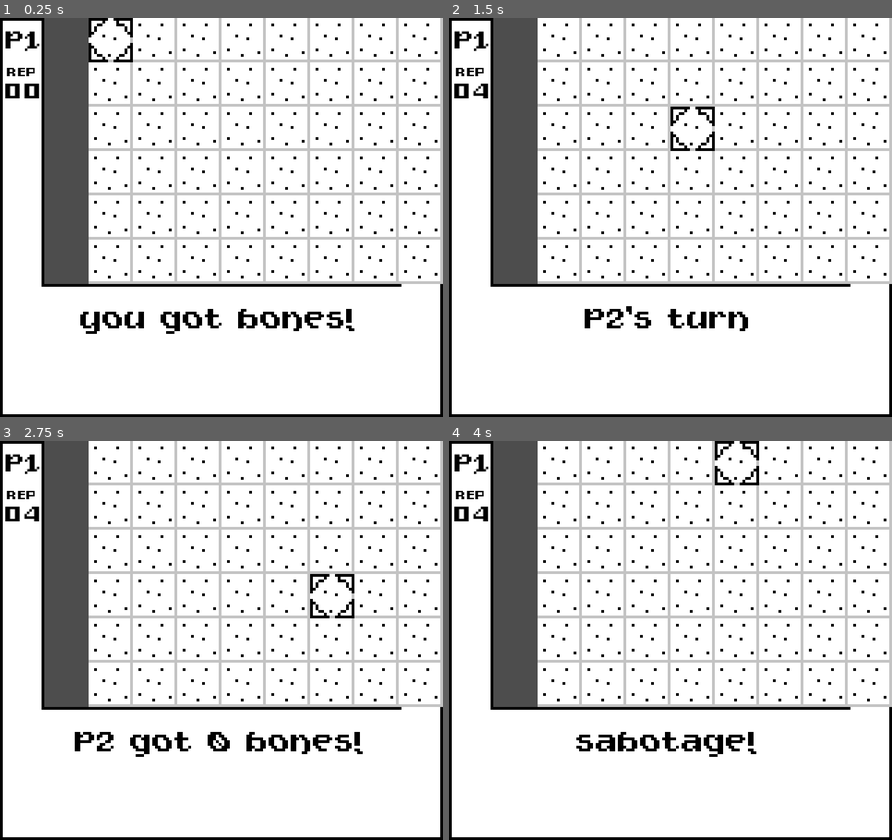
Above: before the commit, frames 1-4 (two rows, left to right).
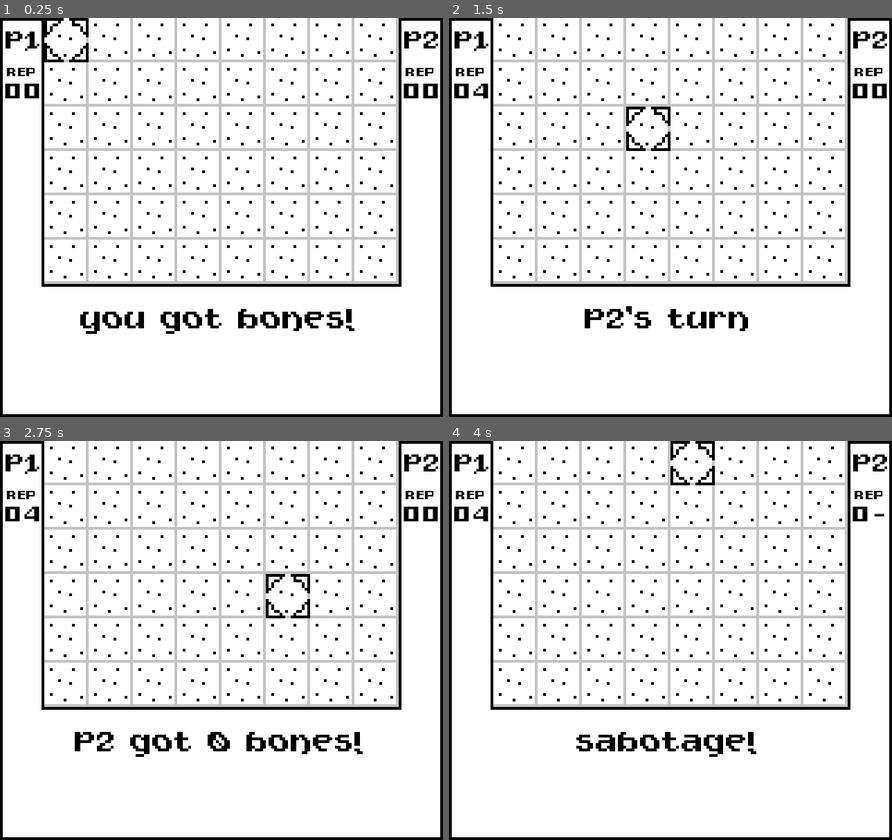
Above: after the commit, the same moments.

Repository: Saf-bonesman/bone-wars-proto-1
Game: Godot game, scene res://scenes/Game.tscn
Two runs of this game, one before a commit and one after it. Both use one fixed random seed, a clock stepped at 60 frames per second and the inputs below.
Inputs:
- Up to frame 1 (0.25 s): no input
- Up to frame 2 (1.5 s): tap Enter at 0.5 s; hold D (action_right) 0.53-1.28 s; tap Space at 1.25 s; hold S (action_down) from 1.28 s (still down)
- Up to frame 3 (2.75 s): tap Enter at 2 s; release S (action_down) at 2.03 s; hold D (action_right) from 2.03 s (still down)
- Up to frame 4 (4 s): tap Space at 2.75 s; release D (action_right) at 2.78 s; hold W (action_up) 2.78-3.53 s; tap Enter at 3.5 s; hold A (action_left) from 3.53 s (still down)

The runs differ from the first frame. In frame 1, 8.9% of the frame differs, in the area x 10-100%, y 0-67%; in frame 2, 9.2%; in frame 3, 9.2%; in frame 4, 9.1%.

Commit message:
player offset

Diff:
--- a/scenes/Map.tscn
+++ b/scenes/Map.tscn
@@ -12,3 +12,4 @@
 [node name="Camps" type="Node2D" parent="." unique_id=830518747]
 
 [node name="Player" parent="." unique_id=30233815 instance=ExtResource("2_tm3qm")]
+position = Vector2(8, 8)
--- a/scripts/board.gd
+++ b/scripts/board.gd
@@ -1,31 +1,26 @@
 extends Node2D
 
 ## generates and draws a board state
-@export var board_width : int = 8
-@export var board_height : int = 6
 @export var terrain : TileMapLayer
-const tileSize = 16
-var board : Dictionary = {}
+var tileSize
 const terrainDict : Dictionary = {
 	"wastes" = 0,
 	"bones" = 1
 }
 
-func _ready() -> void:
-	_init_board()
-	redraw_board()
-
-func _init_board() -> void:
+func _init_board(board_width, board_height) -> Dictionary:
+	var board : Dictionary = {}
 	for x in range(board_width):
 		for y in range(board_height):
 			var Cell = Tile.new()
 			var Location = Marker2D.new()
 			Location.position.y = y * tileSize
 			Location.position.x = x * tileSize
-			board[Vector2i (x+1,y)] = Cell
+			board[Vector2i (x,y)] = Cell
+	return board
 
-## actually draw the tiles
-func redraw_board() -> void:
+## actually draw the tile
+func redraw_board(board : Dictionary) -> void:
 	for cell in board:
 		var terrainIndex = terrainDict.get(board.get(cell).TileType)
 		terrain.set_cell(cell, terrainIndex, Vector2i(0,0), 0)
--- a/scripts/map.gd
+++ b/scripts/map.gd
@@ -9,3 +9,18 @@
 # Called every frame. 'delta' is the elapsed time since the previous frame.
 #func _process(delta: float) -> void:
 	#pass
+
+@export var board_width : int = 8
+@export var board_height : int = 6
+const tile_height = 16
+@onready var board_node : Node2D = $Board
+var board_dict : Dictionary
+@onready var Player : Node2D = $Player
+
+func _ready() -> void:
+	board_node.tileSize = tile_height
+	board_dict = board_node._init_board(board_width, board_height)
+	board_node.redraw_board(board_dict)
+	Player.tile_height = tile_height
+	Player.w = board_width - 1
+	Player.h = board_height - 1
--- a/scripts/player.gd
+++ b/scripts/player.gd
@@ -1,36 +1,37 @@
 extends Node2D
 
-var curr_pos = [position[0],position[1]]
+var curr_pos = Vector2i(0,0)
 var move_timer
-
+var tile_height
+var w
+var h
 # Called when the node enters the scene tree for the first time.
 func _ready() -> void:
 	move_timer = get_node("MoveTimer")
-
 #Limit screen
 func limit_pos() -> void:
-	curr_pos[0] = clamp(curr_pos[0],24,136)
-	curr_pos[1] = clamp(curr_pos[1],8,88)
+	curr_pos.x = clamp(curr_pos.x,0,w)
+	curr_pos.y = clamp(curr_pos.y,0,h)
 
 # Movin' the cursor
 func _input(_event) -> void:
 	move_timer.start()
 	if Input.is_action_pressed("action_left"):
-		curr_pos[0] -= 16
-		limit_pos()
-		position = Vector2(curr_pos[0],curr_pos[1])
-	if Input.is_action_pressed("action_right"):
-		curr_pos[0] += 16
-		limit_pos()
-		position = Vector2(curr_pos[0],curr_pos[1])
-	if Input.is_action_pressed("action_up"):
-		curr_pos[1] -= 16
-		limit_pos()
-		position = Vector2(curr_pos[0],curr_pos[1])
-	if Input.is_action_pressed("action_down"):
-		curr_pos[1] += 16
-		limit_pos()
-		position = Vector2(curr_pos[0],curr_pos[1])
+		curr_pos.x -= 1
+		print("moved l " + str(curr_pos.x) + ", " + str(curr_pos.y))
+	elif Input.is_action_pressed("action_right"):
+		curr_pos.x += 1
+		print("moved r " + str(curr_pos.x) + ", " + str(curr_pos.y))
+	elif Input.is_action_pressed("action_up"):
+		curr_pos.y -= 1
+		print("moved up " + str(curr_pos.x) + ", " + str(curr_pos.y))
+	elif Input.is_action_pressed("action_down"):
+		curr_pos.y += 1
+		print("moved down " + str(curr_pos.x) + ", " + str(curr_pos.y))
+	limit_pos()
+	position = Vector2i(
+		curr_pos.x * tile_height + tile_height/2,
+		curr_pos.y * tile_height + tile_height/2)
 	# stop timer when not in use
 	if Input.is_action_just_released("action_left") || \
 	Input.is_action_just_released("action_right") || \
